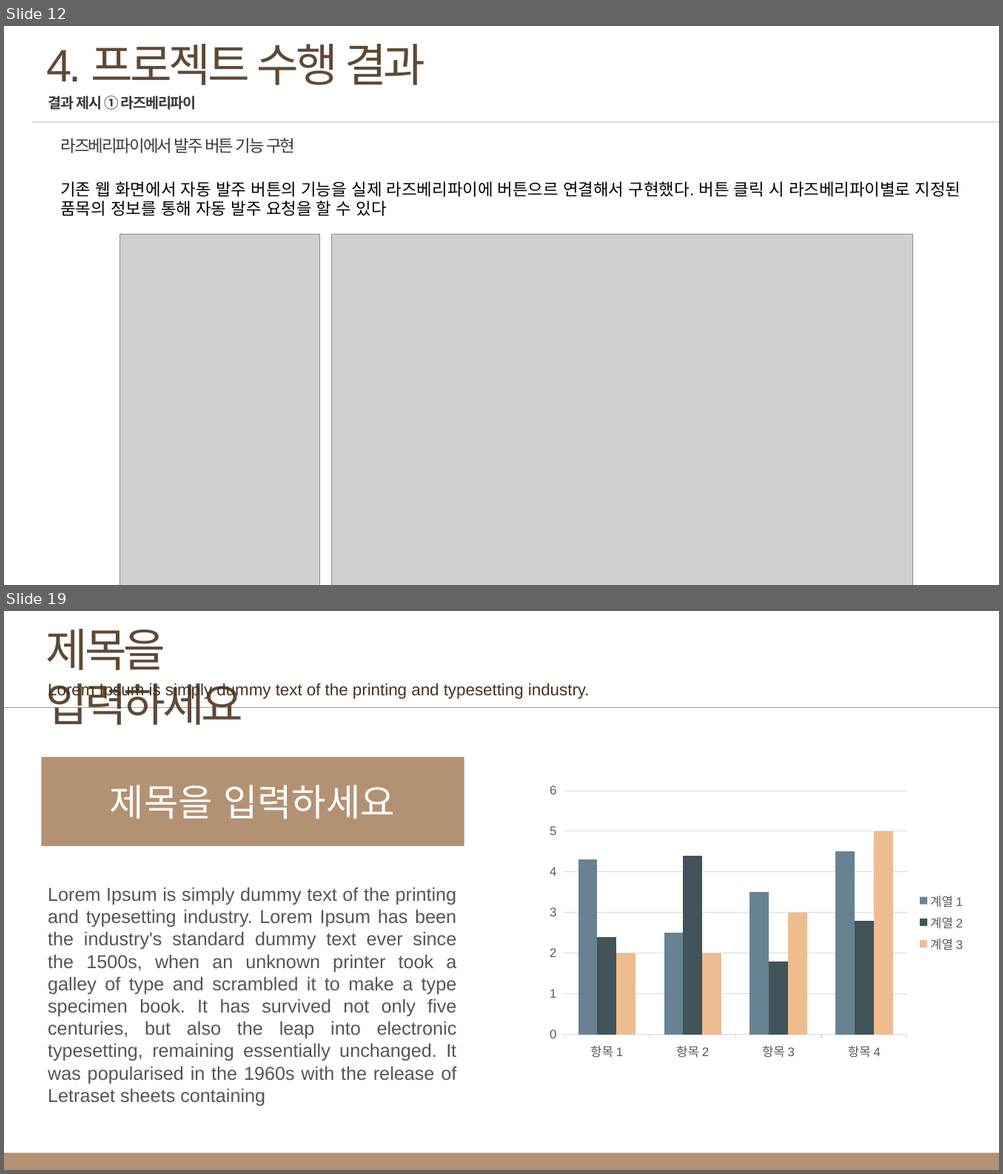
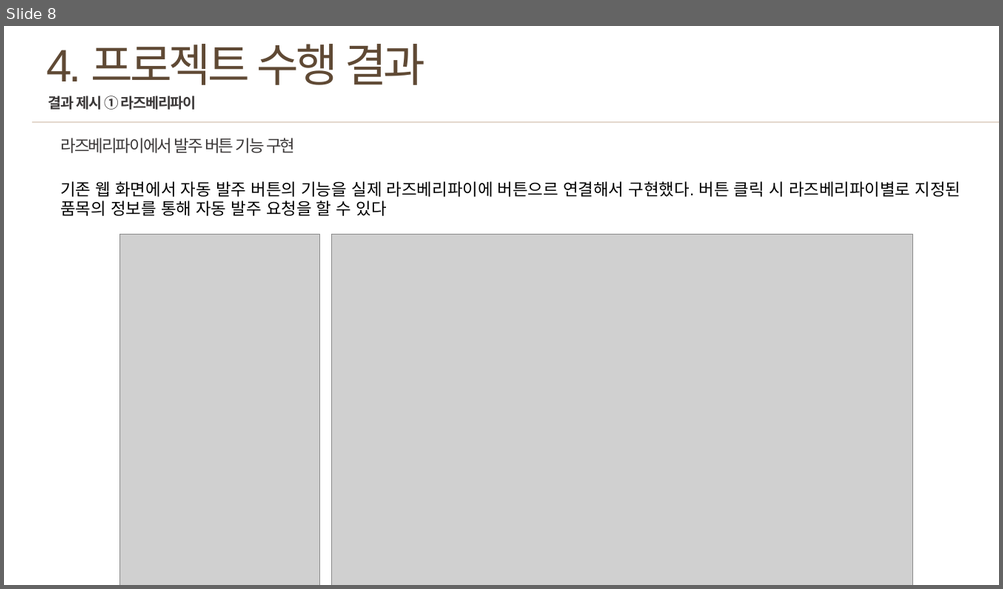
Before and after one commit to Haecms/TEST, a slide deck: 보고서.pptx. Shown one above the other, each under a label of ours: slides 12 and 19 before the commit, slide 8 after it; the slides between them are not shown. The pictures are 1003x1174 and 1003x589 pixels, drawn with LibreOffice and Linux fonts; fonts in the diff are those of the drawing; grey boxes stand for pictures. Boxes give left, top, right and bottom in pixels: in the first picture for what was removed or moved away, otherwise in the second. Text is boxed around its words. In the diff, an @@ line names an element or a change of style, - is before the commit and + after.

```diff
--- a/보고서.pptx
+++ b/보고서.pptx
@@ slide 19 removed at <box>4,611,999,1170</box>, background #FFFFFF @@
@@ text removed at <box>46,629,244,725</box> @@
-제목을 입력하세요
@@ text removed at <box>48,682,589,699</box> @@
-Lorem Ipsum is simply dummy text of the printing and typesetting industry.
@@ line removed from (4, 707) to (999, 707) @@
@@ rectangle removed at <box>41,758,464,846</box> @@
@@ text removed at <box>110,785,395,819</box> @@
-제목을 입력하세요
@@ column chart removed at <box>541,779,973,1067</box> @@
-categories: 항목 1, 항목 2, 항목 3, 항목 4
-계열 1: 4.3, 2.5, 3.5, 4.5
-계열 2: 2.4, 4.4, 1.8, 2.8
-계열 3: 2, 2, 3, 5
@@ text removed at <box>48,887,457,1106</box> @@
-Lorem Ipsum is simply dummy text of the printing and typesetting industry. Lorem Ipsum has been the industry's standard dummy text ever since the 1500s, when an unknown printer took a galley of type and scrambled it to make a type specimen book. It has survived not only five centuries, but also the leap into electronic typesetting, remaining essentially unchanged. It was popularised in the 1960s with the release of Letraset sheets containing
@@ rectangle removed at <box>4,1153,999,1170</box> @@
@@ what was slide 12 is now slide 8 @@
```
Also in this commit, not shown: 3 slides changed, 1 slide added, 20 other slides removed, 7 other files.
